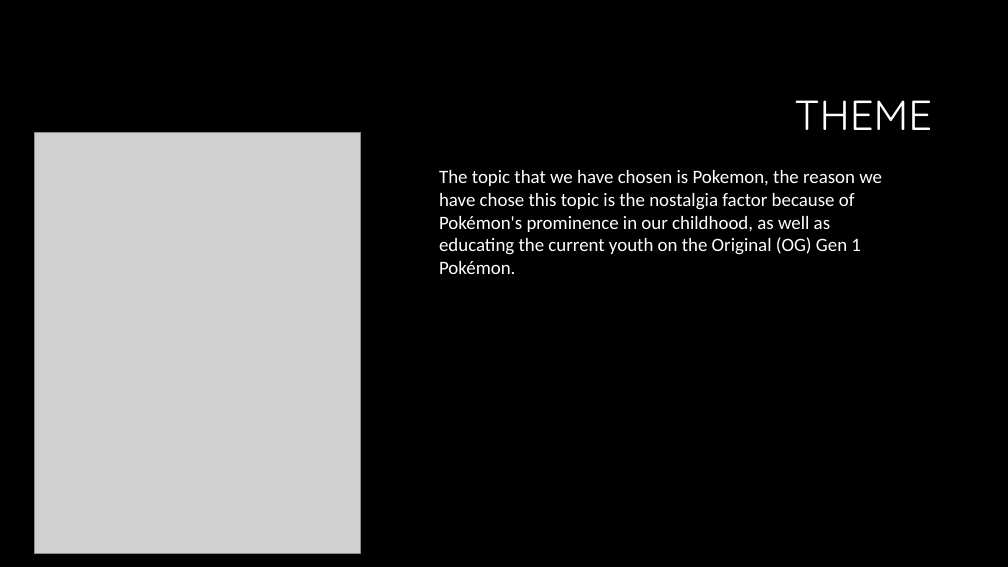
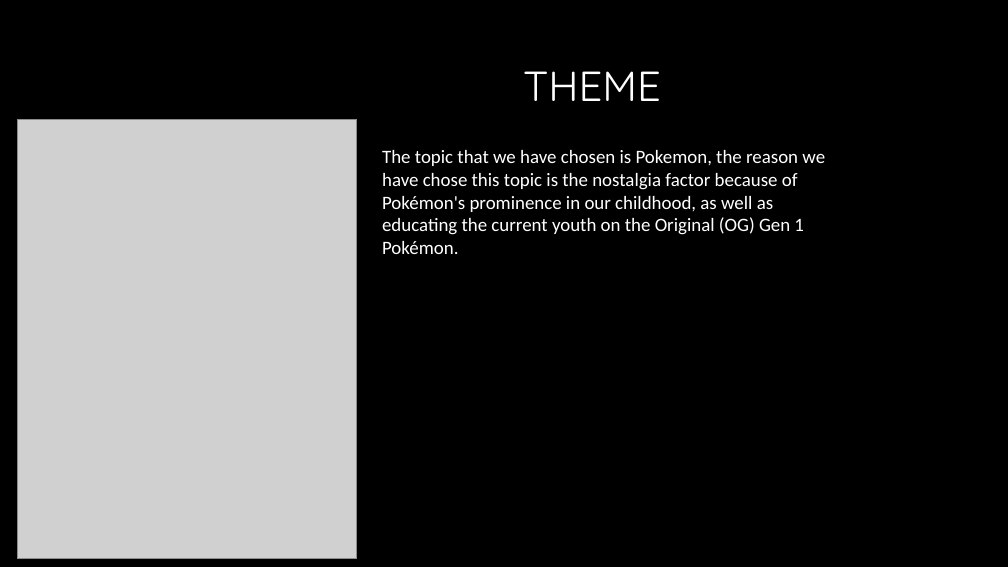
Before and after one commit to Dbuescher8/Pokemon-Project2, a slide deck: slide 2 of Presentation 2.pptx. Drawn at 1008x567 pixels with LibreOffice and Linux fonts; fonts in the diff are those of the drawing; grey boxes stand for pictures; background and template pictures are left out. Boxes give left, top, right and bottom in pixels: in the first picture for what was removed or moved away, otherwise in the second. Text is boxed around its words. In the diff, an @@ line names an element or a change of style, - is before the commit and + after.

```diff
--- a/Presentation 2.pptx
+++ b/Presentation 2.pptx
@@ title "THEME" moved from (x1=794, y1=100, x2=932, y2=130) to (x1=523, y1=71, x2=661, y2=101) @@
@@ title "THEME" at (x1=523, y1=71, x2=661, y2=101): alignment right to centre @@
@@ picture resized from (x1=34, y1=132, x2=360, y2=554) to (x1=17, y1=119, x2=357, y2=559) @@
@@ text "The topic that we have ..." moved from (x1=439, y1=170, x2=882, y2=274) to (x1=382, y1=150, x2=825, y2=254) @@
```
Also in this commit, not shown: 2 other slides changed, 1 slide added, 1 slide removed, 25 other files.
